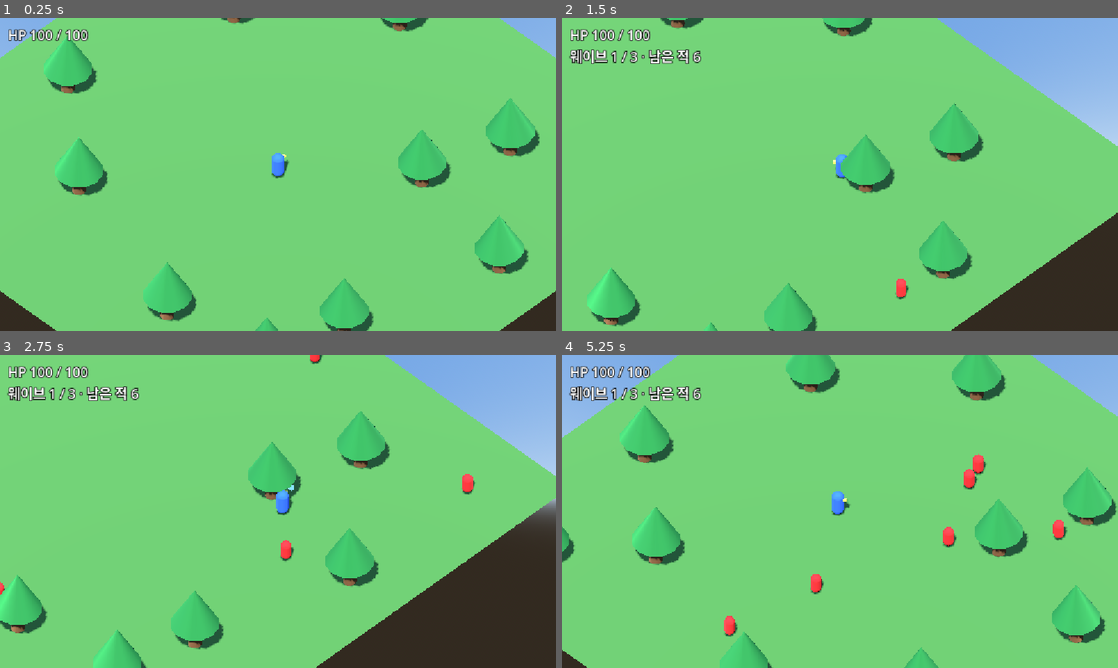
Above: before the commit, frames 1-4 (two rows, left to right).
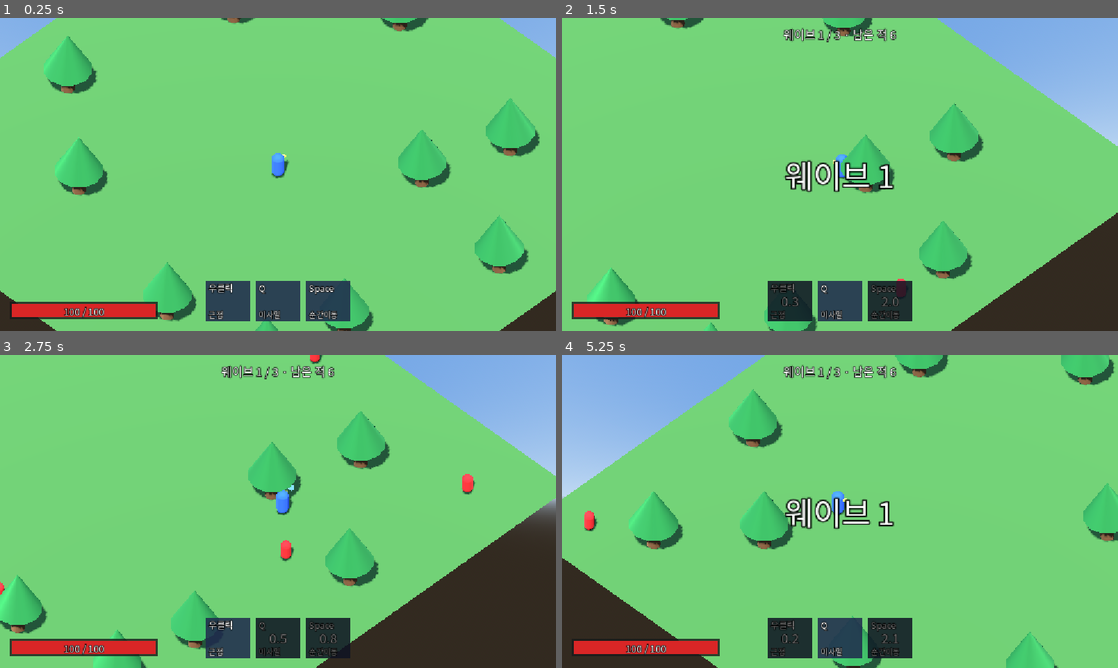
Above: after the commit, the same moments.

Repository: funjeju/hades
Game: Godot game, scene res://scenes/Main.tscn
Two runs of this game, one before a commit and one after it. Both use one fixed random seed, a clock stepped at 60 frames per second and the inputs below.
Inputs (mouse positions are in pixels of both pictures, inside the frame that each line leads up to):
- Up to frame 1 (0.25 s): no input
- Up to frame 2 (1.5 s): tap Enter at 0.5 s; move the mouse to (962, 158) at 0.52 s; hold D (move_right) 0.53-1.28 s; hold Space (teleport) 0.53-1.28 s; move the mouse to (728, 190) at 1.27 s; hold S (move_down) from 1.28 s (still down); right-click (728, 190) at 1.35 s
- Up to frame 3 (2.75 s): tap Space (teleport) at 1.55, 2.3 s; move the mouse to (333, 442) at 2.02 s; release S (move_down) at 2.03 s; hold D (move_right) from 2.03 s (still down); hold Q (cast_missile) from 2.03 s (still down)
- Up to frame 4 (5.25 s): move the mouse to (812, 574) at 2.77 s; release D (move_right) at 2.78 s; release Q (cast_missile) at 2.78 s; hold W (move_up) 2.78-3.53 s; click (812, 574) at 2.85 s; tap Space (teleport) at 3.05, 4.35 s; move the mouse to (1006, 558) at 3.52 s; hold Space (teleport) 3.53-4.28 s; hold A (move_left) 3.53-5.03 s; tap R (restart) at 4.15 s; move the mouse to (673, 464) at 4.27 s; move the mouse to (867, 511) at 5.02 s; hold S (move_down) from 5.03 s (still down); hold Right mouse button (attack_melee) from 5.03 s (still down)

The runs differ from the first frame. In frame 1, 4.9% of the frame differs, in the area x 1-63%, y 3-97%; in frame 2, 7.2%; in frame 3, 6.1%; in frame 4, 31%, in the area x 0-100%, y 0-100%.

Commit message:
7단계: HUD와 결과 화면
- HUD.gd: 체력 바(왼쪽 아래), 스킬 칸 3개(쿨다운 중 어둡게 + 남은 초), 웨이브 표시, 웨이브 시작 안내 1.5초, 피격 비네트 0.2초, 승리/패배 결과 화면(처치 수·걸린 시간), R 키 재시작
- 한글은 시스템 폰트(SystemFont)로 표시, 모든 UI는 마우스 입력을 막지 않음
- 패배 1초 뒤, 승리 0.6초 뒤 결과 화면
- Player.get_skill_cooldowns() 추가, 임시 DebugHud 삭제

Co-Authored-By: Claude Opus 5.5 <noreply@anthropic.com>

Diff:
--- /dev/null
+++ b/scenes/HUD.tscn
@@ -0,0 +1,6 @@
+[gd_scene load_steps=2 format=3]
+
+[ext_resource type="Script" path="res://scripts/HUD.gd" id="1_hud"]
+
+[node name="HUD" type="CanvasLayer"]
+script = ExtResource("1_hud")
--- a/scenes/Main.tscn
+++ b/scenes/Main.tscn
@@ -4,7 +4,7 @@
 [ext_resource type="PackedScene" path="res://scenes/Player.tscn" id="2_player"]
 [ext_resource type="Script" path="res://scripts/CameraRig.gd" id="3_camrig"]
 [ext_resource type="PackedScene" path="res://scenes/MeleeEnemy.tscn" id="4_melee"]
-[ext_resource type="Script" path="res://scripts/DebugHud.gd" id="5_debughud"]
+[ext_resource type="PackedScene" path="res://scenes/HUD.tscn" id="5_hud"]
 [ext_resource type="PackedScene" path="res://scenes/RangedEnemy.tscn" id="6_ranged"]
 [ext_resource type="PackedScene" path="res://scenes/BruteEnemy.tscn" id="7_brute"]
 [ext_resource type="Script" path="res://scripts/WaveManager.gd" id="8_wave"]
@@ -172,8 +172,7 @@
 spawn_points = NodePath("../World/SpawnPoints")
 enemy_parent = NodePath("../Enemies")
 
-[node name="DebugHud" type="CanvasLayer" parent="." node_paths=PackedStringArray("player", "wave_manager")]
-script = ExtResource("5_debughud")
+[node name="HUD" parent="." node_paths=PackedStringArray("player", "wave_manager") instance=ExtResource("5_hud")]
 player = NodePath("../Player")
 wave_manager = NodePath("../WaveManager")
 
--- a/scripts/DebugHud.gd
+++ /dev/null
@@ -1,47 +0,0 @@
-extends CanvasLayer
-## 확인용 임시 표시(체력, 웨이브, 승리). 7단계에서 HUD를 만들면 지운다.
-
-@export var player: Node
-@export var wave_manager: Node
-
-var _label := Label.new()
-var _hp_text := ""
-var _wave_text := ""
-var _end_text := ""
-
-
-func _ready() -> void:
-	_label.position = Vector2(16, 16)
-	_label.add_theme_font_size_override("font_size", 28)
-	_label.add_theme_color_override("font_outline_color", Color.BLACK)
-	_label.add_theme_constant_override("outline_size", 6)
-	add_child(_label)
-	if player:
-		player.health_changed.connect(_on_health_changed)
-		player.died.connect(func(): _set_end("쓰러짐"))
-	if wave_manager:
-		wave_manager.remaining_changed.connect(_on_remaining_changed)
-		wave_manager.all_waves_cleared.connect(_on_all_waves_cleared)
-
-
-func _on_remaining_changed(remaining: int) -> void:
-	_wave_text = "웨이브 %d / %d · 남은 적 %d" % [wave_manager.current_wave, wave_manager.waves.size(), remaining]
-	_refresh()
-
-
-func _on_all_waves_cleared() -> void:
-	_set_end("승리! 처치 %d · %.1f초" % [wave_manager.kills, wave_manager.elapsed])
-
-
-func _on_health_changed(current: float, maximum: float) -> void:
-	_hp_text = "HP %d / %d" % [current, maximum]
-	_refresh()
-
-
-func _set_end(text: String) -> void:
-	_end_text = text
-	_refresh()
-
-
-func _refresh() -> void:
-	_label.text = "\n".join([_hp_text, _wave_text, _end_text]).strip_edges()
--- /dev/null
+++ b/scripts/HUD.gd
@@ -0,0 +1,250 @@
+extends CanvasLayer
+## 화면 UI 전부: 체력 바, 스킬 칸 3개, 웨이브 표시, 웨이브 안내, 피격 비네트, 결과 화면. 모두 코드로 만든다.
+## 플레이어와 WaveManager의 신호만 듣는다. R 키 재시작도 여기서 처리한다.
+
+@export var player: Node
+@export var wave_manager: Node
+@export var banner_time := 1.5
+@export var vignette_time := 0.2
+@export var defeat_result_delay := 1.0
+@export var victory_result_delay := 0.6
+
+const SKILL_KEYS: Array[String] = ["우클릭", "Q", "Space"]
+const SKILL_NAMES: Array[String] = ["근접", "미사일", "순간이동"]
+const VIGNETTE_SHADER := """
+shader_type canvas_item;
+uniform float intensity = 0.0;
+void fragment() {
+	float d = length(UV - vec2(0.5)) * 1.414;
+	COLOR = vec4(0.9, 0.05, 0.05, smoothstep(0.45, 1.0, d) * intensity);
+}
+"""
+
+var _root: Control
+var _hp_fill: ColorRect
+var _hp_label: Label
+var _hp_bar_width := 300.0
+var _last_health := -1.0
+var _skill_slots: Array[Control] = []
+var _skill_timers: Array[Label] = []
+var _wave_label: Label
+var _banner: Label
+var _banner_tween: Tween
+var _vignette_mat: ShaderMaterial
+var _vignette_tween: Tween
+var _result: Control
+var _result_title: Label
+var _result_detail: Label
+var _result_shown := false
+
+
+func _ready() -> void:
+	_root = Control.new()
+	_root.set_anchors_preset(Control.PRESET_FULL_RECT)
+	_root.mouse_filter = Control.MOUSE_FILTER_IGNORE
+	_root.theme = _make_theme()
+	add_child(_root)
+	_build_vignette()
+	_build_health_bar()
+	_build_skill_slots()
+	_build_wave_labels()
+	_build_result()
+	if player:
+		player.health_changed.connect(_on_health_changed)
+		player.died.connect(_on_player_died)
+	if wave_manager:
+		wave_manager.wave_started.connect(_on_wave_started)
+		wave_manager.remaining_changed.connect(_on_remaining_changed)
+		wave_manager.all_waves_cleared.connect(_on_all_waves_cleared)
+
+
+func _unhandled_input(event: InputEvent) -> void:
+	if event.is_action_pressed("restart"):
+		get_tree().reload_current_scene()
+
+
+func _process(_delta: float) -> void:
+	if player == null:
+		return
+	var cooldowns: Array[Vector2] = player.get_skill_cooldowns()
+	for i in cooldowns.size():
+		var left := cooldowns[i].x
+		_skill_slots[i].modulate = Color(0.45, 0.45, 0.45) if left > 0.0 else Color.WHITE
+		_skill_timers[i].text = "%.1f" % left if left > 0.0 else ""
+
+
+# --- 신호 ---
+
+func _on_health_changed(current: float, maximum: float) -> void:
+	_hp_fill.size.x = _hp_bar_width * clampf(current / maximum, 0.0, 1.0)
+	_hp_label.text = "%d / %d" % [ceili(current), maximum]
+	if _last_health >= 0.0 and current < _last_health:
+		_flash_vignette()
+	_last_health = current
+
+
+func _on_wave_started(wave_number: int, _total: int) -> void:
+	_banner.text = "웨이브 %d" % wave_number
+	if _banner_tween:
+		_banner_tween.kill()
+	_banner.modulate.a = 1.0
+	_banner.visible = true
+	_banner_tween = create_tween()
+	_banner_tween.tween_interval(banner_time - 0.3)
+	_banner_tween.tween_property(_banner, "modulate:a", 0.0, 0.3)
+	_banner_tween.tween_callback(_banner.hide)
+
+
+func _on_remaining_changed(remaining: int) -> void:
+	_wave_label.text = "웨이브 %d / %d · 남은 적 %d" % [wave_manager.current_wave, wave_manager.waves.size(), remaining]
+
+
+func _on_all_waves_cleared() -> void:
+	get_tree().create_timer(victory_result_delay).timeout.connect(_show_result.bind(true))
+
+
+func _on_player_died() -> void:
+	get_tree().create_timer(defeat_result_delay).timeout.connect(_show_result.bind(false))
+
+
+func _show_result(victory: bool) -> void:
+	if _result_shown:
+		return
+	_result_shown = true
+	_result_title.text = "승리!" if victory else "쓰러졌다…"
+	_result_title.add_theme_color_override("font_color", Color(1.0, 0.85, 0.3) if victory else Color(0.9, 0.3, 0.3))
+	var kills: int = wave_manager.kills if wave_manager else 0
+	var seconds: int = int(wave_manager.elapsed) if wave_manager else 0
+	_result_detail.text = "처치 %d · 걸린 시간 %d:%02d\n\nR 키로 다시 시작" % [kills, seconds / 60, seconds % 60]
+	_result.visible = true
+
+
+func _flash_vignette() -> void:
+	if _vignette_tween:
+		_vignette_tween.kill()
+	_vignette_mat.set_shader_parameter("intensity", 0.85)
+	_vignette_tween = create_tween()
+	_vignette_tween.tween_method(func(v: float): _vignette_mat.set_shader_parameter("intensity", v), 0.85, 0.0, vignette_time)
+
+
+# --- 만들기 ---
+
+## 한글이 나오도록 시스템 폰트를 기본 폰트로 쓴다.
+func _make_theme() -> Theme:
+	var font := SystemFont.new()
+	font.font_names = PackedStringArray(["Malgun Gothic", "Apple SD Gothic Neo", "Noto Sans CJK KR", "NanumGothic", "sans-serif"])
+	var theme := Theme.new()
+	theme.default_font = font
+	theme.default_font_size = 22
+	theme.set_color("font_outline_color", "Label", Color(0, 0, 0, 0.9))
+	theme.set_constant("outline_size", "Label", 6)
+	return theme
+
+
+func _build_vignette() -> void:
+	var shader := Shader.new()
+	shader.code = VIGNETTE_SHADER
+	_vignette_mat = ShaderMaterial.new()
+	_vignette_mat.shader = shader
+	var rect := ColorRect.new()
+	rect.material = _vignette_mat
+	rect.set_anchors_preset(Control.PRESET_FULL_RECT)
+	rect.mouse_filter = Control.MOUSE_FILTER_IGNORE
+	# 처음부터 그려 두어(세기 0) 첫 피격 때 셰이더 컴파일로 멈추지 않게 한다.
+	_root.add_child(rect)
+
+
+func _build_health_bar() -> void:
+	var box := Control.new()
+	box.mouse_filter = Control.MOUSE_FILTER_IGNORE
+	box.set_anchors_preset(Control.PRESET_BOTTOM_LEFT)
+	box.position = Vector2(24, -56)
+	_root.add_child(box)
+	var back := _rect(Color(0.1, 0.1, 0.1, 0.8), Vector2(_hp_bar_width + 6, 34))
+	back.position = Vector2(-3, -3)
+	box.add_child(back)
+	_hp_fill = _rect(Color(0.85, 0.15, 0.15), Vector2(_hp_bar_width, 28))
+	box.add_child(_hp_fill)
+	_hp_label = _label("", 20)
+	_hp_label.size = Vector2(_hp_bar_width, 28)
+	_hp_label.horizontal_alignment = HORIZONTAL_ALIGNMENT_CENTER
+	_hp_label.vertical_alignment = VERTICAL_ALIGNMENT_CENTER
+	box.add_child(_hp_label)
+
+
+func _build_skill_slots() -> void:
+	var row := HBoxContainer.new()
+	row.mouse_filter = Control.MOUSE_FILTER_IGNORE
+	row.add_theme_constant_override("separation", 12)
+	_root.add_child(row)
+	for i in SKILL_KEYS.size():
+		var slot := _rect(Color(0.12, 0.16, 0.3, 0.85), Vector2(92, 84))
+		slot.custom_minimum_size = slot.size
+		row.add_child(slot)
+		var key := _label(SKILL_KEYS[i], 18)
+		key.position = Vector2(6, 2)
+		slot.add_child(key)
+		var name_label := _label(SKILL_NAMES[i], 16)
+		name_label.position = Vector2(6, 58)
+		slot.add_child(name_label)
+		var timer := _label("", 26)
+		timer.size = slot.size
+		timer.horizontal_alignment = HORIZONTAL_ALIGNMENT_CENTER
+		timer.vertical_alignment = VERTICAL_ALIGNMENT_CENTER
+		slot.add_child(timer)
+		_skill_slots.append(slot)
+		_skill_timers.append(timer)
+	# 칸을 다 넣어 최소 크기가 정해진 뒤 아래 가운데에 붙인다.
+	row.set_anchors_and_offsets_preset(Control.PRESET_CENTER_BOTTOM, Control.PRESET_MODE_MINSIZE, 20)
+
+
+func _build_wave_labels() -> void:
+	_wave_label = _label("", 24)
+	_wave_label.set_anchors_preset(Control.PRESET_CENTER_TOP)
+	_wave_label.grow_horizontal = Control.GROW_DIRECTION_BOTH
+	_wave_label.horizontal_alignment = HORIZONTAL_ALIGNMENT_CENTER
+	_wave_label.position.y = 16
+	_root.add_child(_wave_label)
+
+	_banner = _label("", 64)
+	_banner.set_anchors_preset(Control.PRESET_FULL_RECT)
+	_banner.horizontal_alignment = HORIZONTAL_ALIGNMENT_CENTER
+	_banner.vertical_alignment = VERTICAL_ALIGNMENT_CENTER
+	_banner.add_theme_constant_override("outline_size", 12)
+	_banner.visible = false
+	_root.add_child(_banner)
+
+
+func _build_result() -> void:
+	_result = _rect(Color(0, 0, 0, 0.55), Vector2.ZERO)
+	_result.set_anchors_preset(Control.PRESET_FULL_RECT)
+	_result.visible = false
+	_root.add_child(_result)
+	var column := VBoxContainer.new()
+	column.mouse_filter = Control.MOUSE_FILTER_IGNORE
+	column.set_anchors_preset(Control.PRESET_FULL_RECT)
+	column.alignment = BoxContainer.ALIGNMENT_CENTER
+	_result.add_child(column)
+	_result_title = _label("", 72)
+	_result_title.horizontal_alignment = HORIZONTAL_ALIGNMENT_CENTER
+	_result_title.add_theme_constant_override("outline_size", 12)
+	column.add_child(_result_title)
+	_result_detail = _label("", 28)
+	_result_detail.horizontal_alignment = HORIZONTAL_ALIGNMENT_CENTER
+	column.add_child(_result_detail)
+
+
+func _rect(color: Color, rect_size: Vector2) -> ColorRect:
+	var rect := ColorRect.new()
+	rect.color = color
+	rect.size = rect_size
+	rect.mouse_filter = Control.MOUSE_FILTER_IGNORE
+	return rect
+
+
+func _label(text: String, font_size: int) -> Label:
+	var label := Label.new()
+	label.text = text
+	label.mouse_filter = Control.MOUSE_FILTER_IGNORE
+	label.add_theme_font_size_override("font_size", font_size)
+	return label
--- a/scripts/Player.gd
+++ b/scripts/Player.gd
@@ -137,6 +137,15 @@
 		return
 	_invuln_left = hit_invuln_time
 	_blink_left = hit_invuln_time
+
+
+## HUD 스킬 칸용: 근접, 미사일, 순간이동 순서로 (남은 초, 전체 쿨다운).
+func get_skill_cooldowns() -> Array[Vector2]:
+	return [
+		Vector2(maxf(_melee_cooldown_left, 0.0), melee_cooldown),
+		Vector2(maxf(_missile_cooldown_left, 0.0), missile_cooldown),
+		Vector2(maxf(_teleport_cooldown_left, 0.0), teleport_cooldown),
+	]
 
 
 ## 카메라에서 마우스 위치로 광선을 쏴 바닥 평면(y = 0)과 만나는 점. 못 찾으면 null.
Not shown, removed: scripts/DebugHud.gd.uid
Not shown, added: scripts/HUD.gd.uid
Not shown, changed: docs/prd.md
